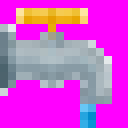
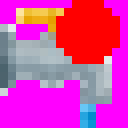
Layers edited between the first and the second 128x128 image:
added layer "Layer 4" above "Layer 3" over 56, 0, 120, 64
